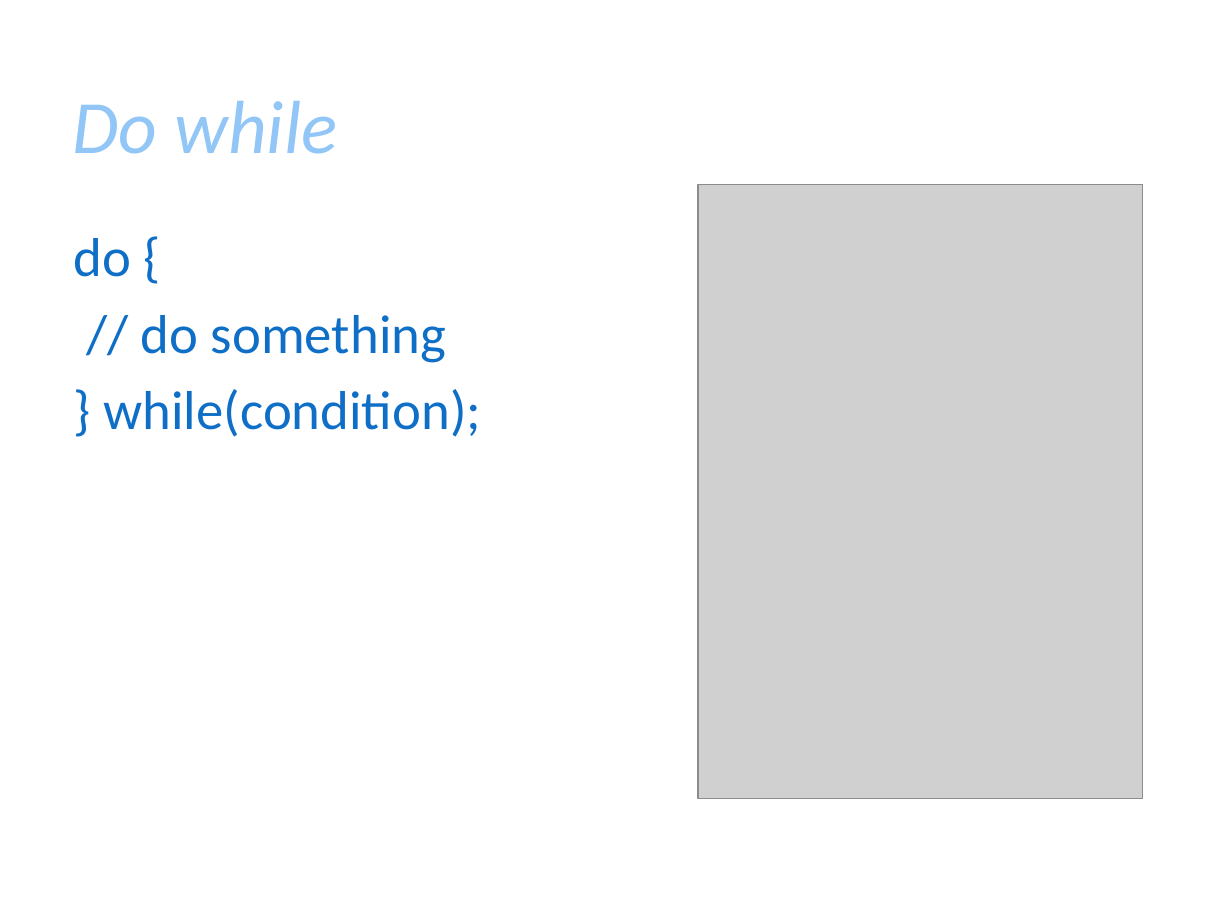
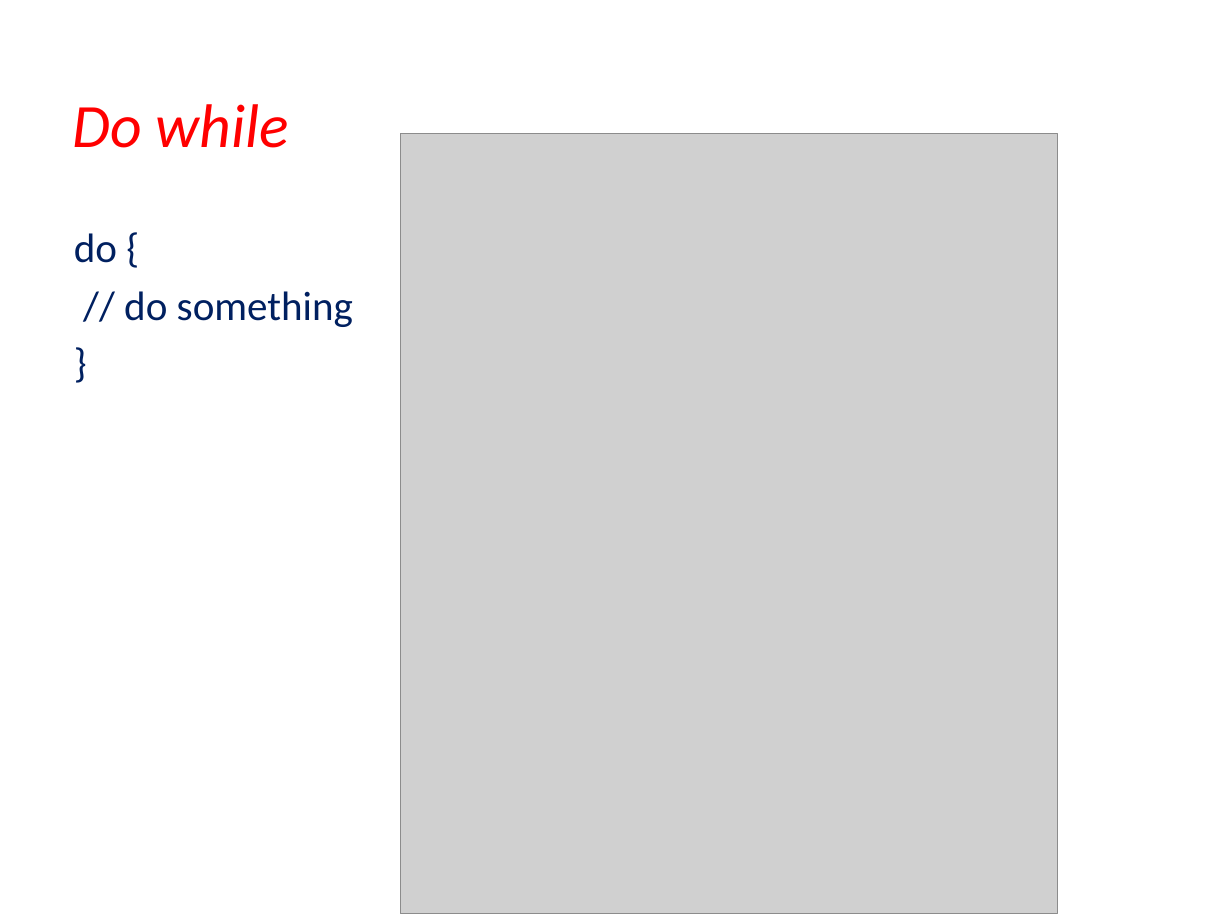
Before and after one commit to vishalamc/CAP489, a slide deck: slide 39 of typescriptVariablesTypesCntrolStructure.pptx (slide 36 before the commit). Drawn at 1232x924 pixels with LibreOffice and Linux fonts; fonts in the diff are those of the drawing; grey boxes stand for pictures; background and template pictures are left out. Boxes give left, top, right and bottom in pixels: in the first picture for what was removed or moved away, otherwise in the second. Text is boxed around its words. In the diff, an @@ line names an element or a change of style, - is before the commit and + after.

```diff
--- a/typescriptVariablesTypesCntrolStructure.pptx
+++ b/typescriptVariablesTypesCntrolStructure.pptx
@@ title "Do while" at (72, 104, 289, 148): size 44 to 36 pt, text colour #91C6F7 to #FF0000 @@
@@ picture added at (400, 133, 1057, 913) @@
@@ picture removed at (699, 185, 1143, 798) @@
@@ text at (74, 233, 353, 327): size 32 to 24 pt, text colour #0F6FC6 to #002060; less space between paragraphs @@
@@ text at (103, 389, 481, 437): text changed; size 32 to 24 pt; text colour #0F6FC6 to #002060 @@
-} while(condition);
+}
```
Also in this commit, not shown: 25 other slides changed, 5 slides added, 2 slides removed, 5 other files.
